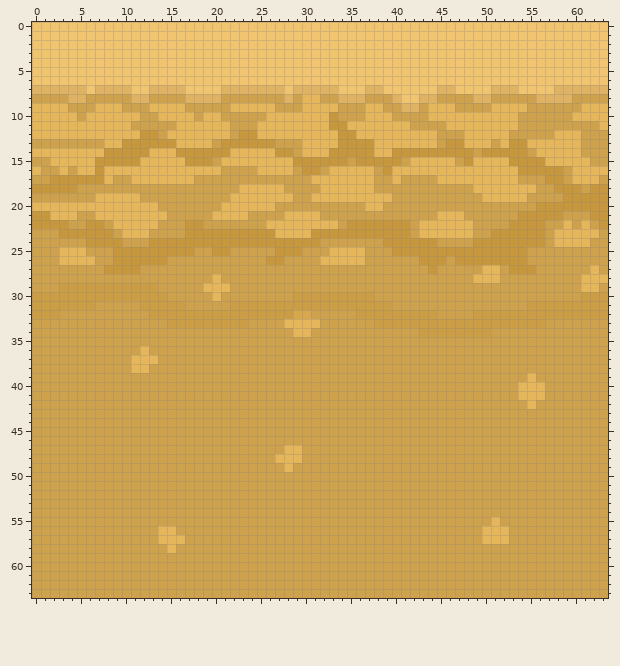
Edited in one commit: pixel-art sprite (assets/textures/Sandstone-top.png). The picture above was drawn from the file before the commit.
The file is 64x64 pixels.
New version:
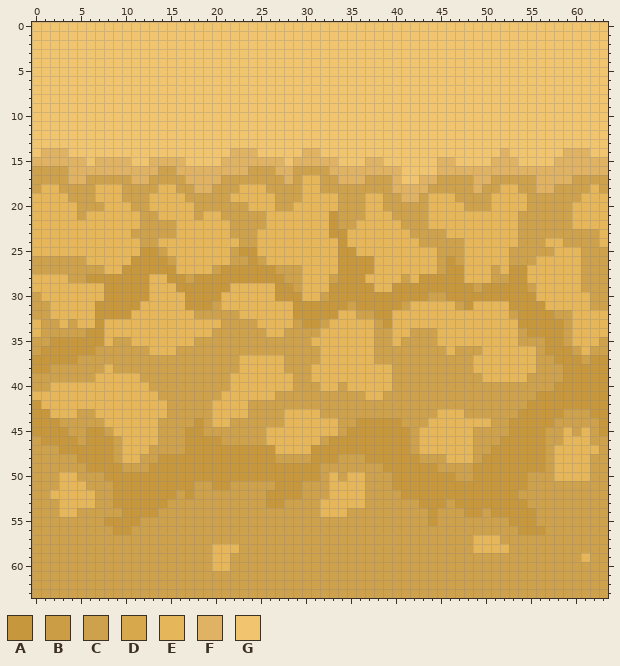
Palette (. is transparent): A #c7973d  B #cb9d45  C #cea14c  D #d8a84d  E #e6b65b  F #dfb363  G #f1c470
From old to new:
Changed rows in their new state; - is an unchanged pixel.
first column x 0:
 7 GGGGGG-GGGG--GGGG----GGGGGGG-GGGGG---GG------GG----GGG----GGGGGG
 8 GGGGGGGGGGGGGGGGGGGGGGGGGGGGGGGGGGGGGGGGG--GGGGGGGGGGGGGGGGGGGGG
 9 GGGGGGGGGGGGGGGGGGGGGGGGGGGGGGGGGGGGGGGGGGGGGGGGGGGGGGGGGGGGGGGG
10 GGGGGGGGGGGGGGGGGGGGGGGGGGGGGGGGGGGGGGGGGGGGGGGGGGGGGGGGGGGGGGGG
11 GGGGGGGGGGGGGGGGGGGGGGGGGGGGGGGGGGGGGGGGGGGGGGGGGGGGGGGGGGGGGGGG
12 GGGGGGGGGGGGGGGGGGGGGGGGGGGGGGGGGGGGGGGGGGGGGGGGGGGGGGGGGGGGGGGG
13 GGGGGGGGGGGGGGGGGGGGGGGGGGGGGGGGGGGGGGGGGGGGGGGGGGGGGGGGGGGGGGGG
14 GFFFGGGGGGGGGGGGGGGGGGFFFGGGGGFFGGGGGGGGGGGGGGGGGGGGFGGGGGGFFFGG
15 FFFFFFGFFFFGGFFFFGGGGFFFFFFFGFFFFFGGGFFGGGGGGFFGGGGFFFGGGGFFFFFF
16 C--CFFFFFFFFFFCCFFFFFFFF-CCFF-CC-FFFFFFFFGGGGFFFFFFFFFFFFFFFFFFF
17 --CCFFCCC--FFCCCCFFFF-------F-E-CCFFFC--FGGFFCCCCFFCCC--FFFFCCC-
18 CEECC--EEE----EE--FF------CC--EECCCCCC--FFFF-----FCC--CCFFCCC-EC
19 EEEE------CC-EEEE----------CC-E---CCC--C-FF-EEE---C--------CCEEE
20 -----CCC---CC-EEEE---CCC-----EEEEE----------EEEE---EEEE-CCCCEEEE
21 EE----E-----CC-EEE-E-CCC--EE----EA---EEE----E---EEEEEECCCCC-EEEE
22 EEEEEEEEE---CC--EEEEEE-----------A-CEEEEEC-C-----EEEEECCC--CE-EE
23 EEEEEEEEEE-CC---EEEEEECCCEE----EE--EEEEEEE-CCC---EEEEECCC-CCCCCE
24 EEEEEEEEEEEE-CEEEEEEEEECCEEEEEEEEEAEEEEEEEECC---EEEEEECCCE-CCC-E
25 EEE---EEEEEE--CEEEEEEE-AAEEEEEEEE-AA-EEEEEEEECCCEEEEECC---EEE---
26 ---CCC-EEEE-----EEEEEE--A-EEEEEE--AAAAEEEEEEECACEEEEECC-EEEEE---
27 --------EE--AAAAEEEE-AAAAAA---EEEEAAAAEEEEEEE-AAEE-CE--EEEEEE-C-
28 EEEE--AAAAAAAEEAA-AAAAAAAAAA--EEE-AAAEEEE-EAAAAAE--C-AAEEEEEECCC
29 EEEEEEEEAAAAAEEEAAAAAAEEEEEAA-EEEAAAAAEEAAAAAAAAA-AAAAA-EEEEECC-
30 CEEEEEEEAAAAAEEEEAAAAEEEEEEAAAEECAAAAAAAAAAA--AAAAAAAAAAEEEEEECC
31 CCEEEEEAAAAAEEEEEAAA-EEEEEEEEAAAAAACAAAAA-EEEEE-AEEEEAAAAEEEEECC
32 CCEEEEEAAAAEEEEEEECCCCCEEEEEEAAAAAEECCAAEEEEEEEEEEEEECAAAACCEEEE
33 E--E-EEAEEEEEEEEEEEEECCC-EEE-CAA-EEEEECAEEEEEEEEEEEEEEAAAAA-EEEE
34 E-----AAEEEEEEEEEEEE------EE-CC-EEEEEE--EE-CCEEEEEEEEE-AAAA-EEEE
35 --AAAAAAE--EEEEEEE-------------EEEEEEE--E----EEEEEEEEE---AA-EEE-
36 -AAAAAA-----CEEE----------------EEEEEE--------E---EEEEEE-AAA-E--
37 AAAAA------CCC---------EEEEE----EEEEEE-----------EEEEEEE--AAA-AA
38 AA------E--CC----------EEEEE---EEEEEEEEE---------EEEEEEE---AAAAA
39 -------EEEEE----------EEEEEEE--EEEEEEEEE----------EEEEEC---AAAAA
40 --EEEEEEEEEEE---------EEEEEEE---EE-EEEEE--------------CCC-AAAAAA
41 EEEEEEEEEEEEEE-------EEEEEE----------EE---------------CCAAAAAAAA
42 AEEEEEEEEEEEEEE-----EEEE-------------------------------AAAAAAAAA
43 AAEEE--EEEEEEEE-----EEEE----EEEE-------------EEE------AAAAA---AA
44 AAA-----EEEEEE----A-EE------EEEEEE--AAAAA---EEEEEEE--AAAAA-----A
45 AAAA--AA-EEEEE---AA-------EEEEEEEE-AAAAAAA-EEEEEE----AAAA--E-E-A
46 -AAAA-AAA-EEEE---AAAA-----EEEEEE-AAAAAAAAA-EEEEEE---AAAAA--EEE--
47 ---AAAAAA-EEE----AAAAAAAAAAE--EAAAAAAAAAAA-EEEEEE--AAAAAA-EEEEE-
48 -----AAAA-EE--AAAAAAAAAAAAACCC-AAA---AAAAAA---EEE-AAAAAAA-EEEE--
49 ------AAAA---AAAAAAAAAAAAAAAAAAA-------AAAAAA----AAAAAAAA-EEEE--
50 ---EE---AAAAAAAAAAAAAAAAAAAAAAAA-E-EE---AAAAAAA--AAAAAA---EEEE--
51 ---EEE---AAAAAAAAA--AA-----AAA---EEEE---AAAAAAAAAAAAAAA---------
52 --EEEEE--AAAAAAA-A--------AAAA---EEEE----AAAAAAAAAAAAA----------
53 ---EEEE--AAAAAA-----------AA----EEEEE------AAA-AAAAAAAA---------
54 ---EE-----AAAA------------------EEE---------A---AA-AAAAA--------
55 --------AAAA--------------------------------A------C-AAA--------
56 ---------AA---CC----------------------------------CCC-AAA-------
57 --------------CCC--------------------------------E--C-----------
58 ---------------C----EEE--------------------------EEEE-----------
59 --------------------EE---------------------------------------E--
60 --------------------EE------------------------------------------
Pixel boxes of the changes (left, top, right, bottom) in both pictures:
changed: (32, 85, 608, 571)
